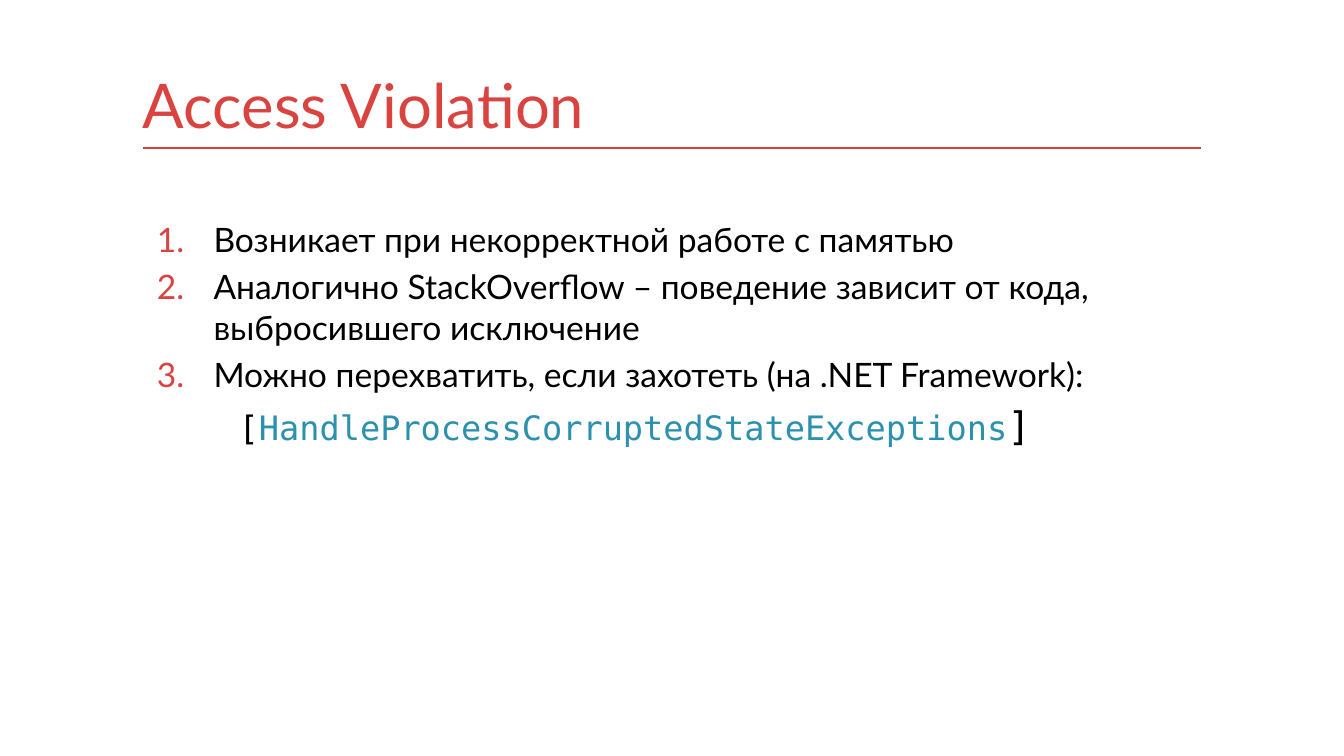
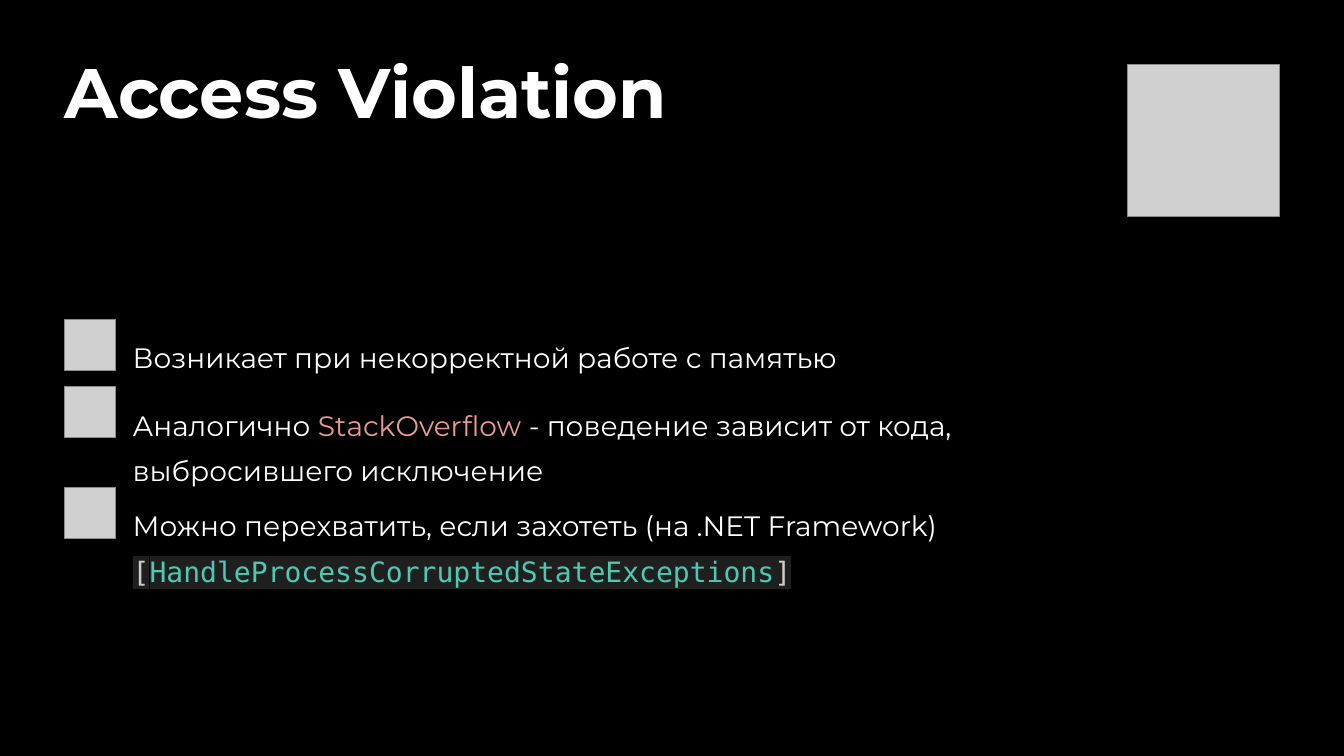
Before and after one commit to kontur-courses/exceptions, a slide deck: slide 33 of exceptions.pptx. Drawn at 1344x756 pixels with LibreOffice and Linux fonts; fonts in the diff are those of the drawing; grey boxes stand for pictures. Boxes give left, top, right and bottom in pixels: in the first picture for what was removed or moved away, otherwise in the second. Text is boxed around its words. In the diff, an @@ line names an element or a change of style, - is before the commit and + after.

Commit message:
upd exceptions.pptx

```diff
--- a/exceptions.pptx
+++ b/exceptions.pptx
@@ background #FFFFFF to #000000 @@
@@ title "Access Violation": place and size @@
-title "Access Violation" at (143,82,584,129)
+title "Access Violation" at (65,63,667,119)
@@ title "Access Violation" at (65,63,667,119): size 44 to 50 pt, font Lato to Montserrat, text colour #D94440 to #FEFFFE, bold on; line spacing 1 to 0.8; vertical alignment bottom to top @@
@@ picture added at (1127,65,1279,217) @@
@@ line removed from (143, 148) to (1202, 148) @@
@@ text removed at (214,227,1089,447) @@
-1. Возникает при некорректной работе с памятью
-2. Аналогично StackOverflow – поведение зависит от кода, выбросившего исключение
-3. Можно перехватить, если захотеть (на .NET Framework):
-  [HandleProcessCorruptedStateExceptions]
@@ picture added at (65,320,116,371) @@
@@ text added at (133,347,837,374), 20 pt, text #FEFFFE @@
+Возникает при некорректной работе с памятью
@@ picture added at (65,387,116,439) @@
@@ text added at (133,415,951,487), 20 pt, text #FEFFFE @@
+Аналогично StackOverflow - поведение зависит от кода, выбросившего исключение
@@ picture added at (65,488,116,539) @@
@@ text added at (133,515,937,588), 20 pt, text #FEFFFE @@
+Можно перехватить, если захотеть (на .NET Framework)
+[HandleProcessCorruptedStateExceptions]
```
Also in this commit, not shown: 41 other slides changed, 1 slide added, 1 slide removed.
